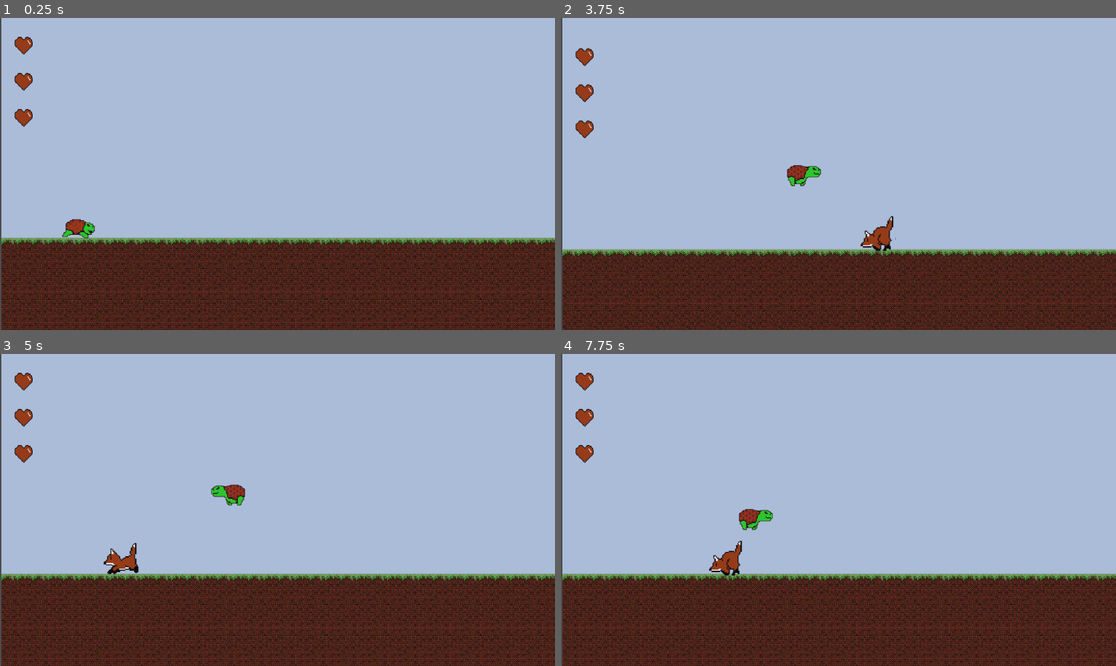
Above: before the commit, frames 1-4 (two rows, left to right).
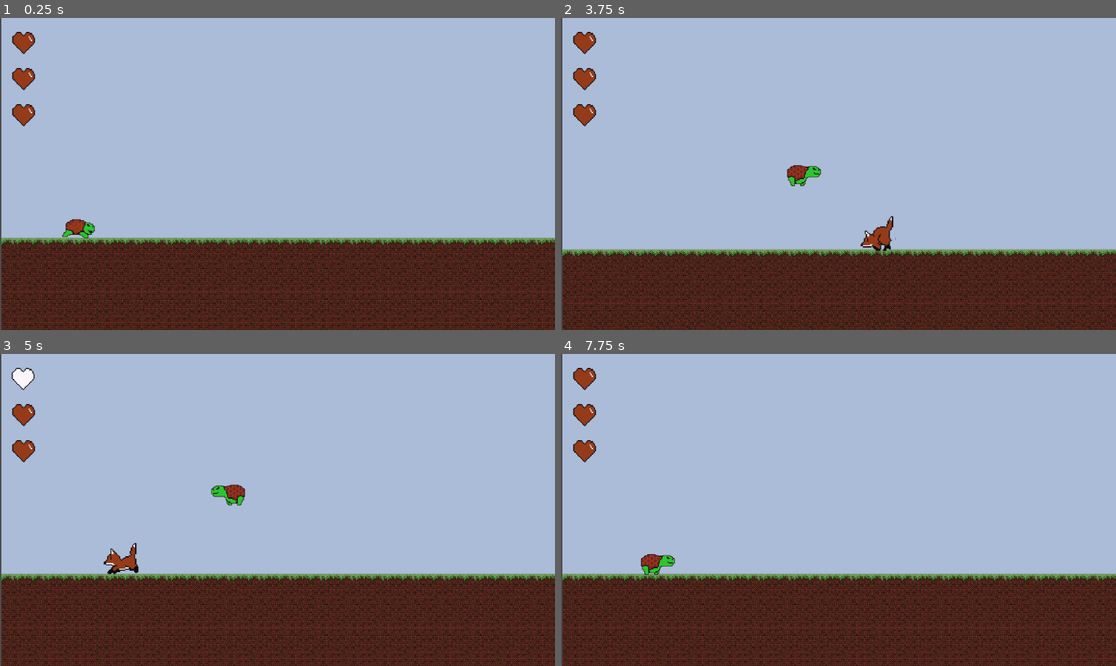
Above: after the commit, the same moments.

Repository: emptysea/HareRevengeRemake
Game: Godot game, scene res://Scenes/Game.tscn
Same seed, same stepped clock (60 frames per second), same inputs: the game is played once before the commit and once after it.
Inputs:
- Up to frame 1 (0.25 s): no input
- Up to frame 2 (3.75 s): tap Enter (ui_accept) at 0.5, 0.77, 1.52, 3.02 s; hold Right (ui_right) 0.53-2.03 s; hold Left (ui_left) 2.03-2.78 s; hold Right (ui_right) from 2.78 s (still down)
- Up to frame 3 (5 s): tap Enter (ui_accept) at 3.77, 4.52 s; release Right (ui_right) at 4.28 s; hold Left (ui_left) from 4.28 s (still down)
- Up to frame 4 (7.75 s): release Left (ui_left) at 5.03 s; hold Right (ui_right) 5.03-5.78 s; hold Left (ui_left) 5.78-7.28 s; tap Enter (ui_accept) at 6.02, 6.77, 7.52 s; hold Right (ui_right) from 7.28 s (still down)

The runs differ from the first frame. In frame 1, 0.4% of the frame differs, in the area x 2-7%, y 4-35%; in frame 2, 1.0%; in frame 3, 0.5%; in frame 4, 1.3%, in the area x 2-39%, y 4-72%.

Commit message:
Hearts now remain on screen.  Losing all hearts will now restart game.  Need to restart game when fell into pit.

Diff:
--- a/Scenes/Game.tscn
+++ b/Scenes/Game.tscn
@@ -1,6 +1,11 @@
-[gd_scene load_steps=2 format=3 uid="uid://docgbsetnnxi6"]
+[gd_scene load_steps=3 format=3 uid="uid://docgbsetnnxi6"]
 
 [ext_resource type="Script" uid="uid://din1ixvasd5pc" path="res://Scripts/game.gd" id="1_b2bpf"]
+[ext_resource type="PackedScene" uid="uid://cbajimkm1yjdm" path="res://Scenes/Life.tscn" id="2_gl6un"]
 
 [node name="GameRoot" type="Node2D"]
 script = ExtResource("1_b2bpf")
+
+[node name="Life" parent="." instance=ExtResource("2_gl6un")]
+
+[connection signal="game_over" from="Life" to="." method="_on_life_game_over"]
--- a/Scenes/Level1.tscn
+++ b/Scenes/Level1.tscn
@@ -6,7 +6,6 @@
 [ext_resource type="PackedScene" uid="uid://dfccrismwjnn0" path="res://Scenes/turtle.tscn" id="3_jghel"]
 [ext_resource type="PackedScene" uid="uid://cyo55g0fbcj56" path="res://Scenes/fox.tscn" id="4_slnnj"]
 [ext_resource type="PackedScene" uid="uid://baa6l58h4fhvu" path="res://Scenes/start_world_border.tscn" id="6_t3or0"]
-[ext_resource type="PackedScene" uid="uid://cbajimkm1yjdm" path="res://Scenes/heart.tscn" id="7_ysn8j"]
 
 [sub_resource type="TileSetAtlasSource" id="TileSetAtlasSource_2llne"]
 texture = ExtResource("1_2llne")
@@ -72,24 +71,5 @@
 collision_layer = 8
 collision_mask = 2
 
-[node name="Life1" parent="." instance=ExtResource("7_ysn8j")]
-layer = 2
-offset = Vector2(50, -400)
-scale = Vector2(0.8, 0.8)
-transform = Transform2D(0.8, 0, 0, 0.8, 50, -400)
-follow_viewport_enabled = true
-
-[node name="Life2" parent="." instance=ExtResource("7_ysn8j")]
-offset = Vector2(50, -325)
-scale = Vector2(0.8, 0.8)
-transform = Transform2D(0.8, 0, 0, 0.8, 50, -325)
-follow_viewport_enabled = true
-
-[node name="Life3" parent="." instance=ExtResource("7_ysn8j")]
-offset = Vector2(50, -250)
-scale = Vector2(0.8, 0.8)
-transform = Transform2D(0.8, 0, 0, 0.8, 50, -250)
-follow_viewport_enabled = true
-
 [connection signal="screen_exited" from="Fox/VisibleOnScreenNotifier2D" to="." method="_on_visible_on_screen_notifier_2d_screen_exited"]
 [connection signal="timeout" from="FoxTimer" to="." method="_on_fox_timer_timeout"]
--- /dev/null
+++ b/Scenes/Life.tscn
@@ -0,0 +1,53 @@
+[gd_scene load_steps=6 format=3 uid="uid://cbajimkm1yjdm"]
+
+[ext_resource type="Texture2D" uid="uid://dvt28odmo6s6" path="res://Sprites/life.png" id="1_452e1"]
+[ext_resource type="Script" uid="uid://b5efdnrxtp1ig" path="res://Scripts/life.gd" id="1_dhdol"]
+
+[sub_resource type="AtlasTexture" id="AtlasTexture_v4aiu"]
+atlas = ExtResource("1_452e1")
+region = Rect2(0, 0, 73, 76)
+
+[sub_resource type="AtlasTexture" id="AtlasTexture_jgxw8"]
+atlas = ExtResource("1_452e1")
+region = Rect2(74, 0, 73, 76)
+
+[sub_resource type="SpriteFrames" id="SpriteFrames_rycqq"]
+animations = [{
+"frames": [{
+"duration": 1.0,
+"texture": SubResource("AtlasTexture_v4aiu")
+}, {
+"duration": 1.0,
+"texture": SubResource("AtlasTexture_jgxw8")
+}],
+"loop": true,
+"name": &"default",
+"speed": 5.0
+}]
+
+[node name="Life" type="Node"]
+script = ExtResource("1_dhdol")
+
+[node name="Heart1" type="CanvasLayer" parent="."]
+offset = Vector2(50, 50)
+transform = Transform2D(1, 0, 0, 1, 50, 50)
+
+[node name="AnimatedSprite2D" type="AnimatedSprite2D" parent="Heart1"]
+sprite_frames = SubResource("SpriteFrames_rycqq")
+frame_progress = 0.856213
+
+[node name="Heart2" type="CanvasLayer" parent="."]
+offset = Vector2(50, 125)
+transform = Transform2D(1, 0, 0, 1, 50, 125)
+
+[node name="AnimatedSprite2D" type="AnimatedSprite2D" parent="Heart2"]
+sprite_frames = SubResource("SpriteFrames_rycqq")
+frame_progress = 0.856213
+
+[node name="Heart3" type="CanvasLayer" parent="."]
+offset = Vector2(50, 200)
+transform = Transform2D(1, 0, 0, 1, 50, 200)
+
+[node name="AnimatedSprite2D" type="AnimatedSprite2D" parent="Heart3"]
+sprite_frames = SubResource("SpriteFrames_rycqq")
+frame_progress = 0.856213
--- a/Scenes/heart.tscn
+++ /dev/null
@@ -1,31 +0,0 @@
-[gd_scene load_steps=5 format=3 uid="uid://cbajimkm1yjdm"]
-
-[ext_resource type="Texture2D" uid="uid://dvt28odmo6s6" path="res://Sprites/life.png" id="1_452e1"]
-
-[sub_resource type="AtlasTexture" id="AtlasTexture_v4aiu"]
-atlas = ExtResource("1_452e1")
-region = Rect2(0, 0, 73, 76)
-
-[sub_resource type="AtlasTexture" id="AtlasTexture_jgxw8"]
-atlas = ExtResource("1_452e1")
-region = Rect2(74, 0, 73, 76)
-
-[sub_resource type="SpriteFrames" id="SpriteFrames_rycqq"]
-animations = [{
-"frames": [{
-"duration": 1.0,
-"texture": SubResource("AtlasTexture_v4aiu")
-}, {
-"duration": 1.0,
-"texture": SubResource("AtlasTexture_jgxw8")
-}],
-"loop": true,
-"name": &"default",
-"speed": 5.0
-}]
-
-[node name="CanvasLayer" type="CanvasLayer"]
-
-[node name="AnimatedSprite2D" type="AnimatedSprite2D" parent="."]
-sprite_frames = SubResource("SpriteFrames_rycqq")
-frame_progress = 0.856213
--- a/Scenes/level2.tscn
+++ b/Scenes/level2.tscn
@@ -57,7 +57,7 @@
 position_smoothing_enabled = true
 
 [node name="EndWorldBorder" parent="." instance=ExtResource("4_onqnr")]
-position = Vector2(3835, 0)
+position = Vector2(3844, -3)
 collision_layer = 8
 collision_mask = 2
 
--- a/Scenes/turtle.tscn
+++ b/Scenes/turtle.tscn
@@ -28,6 +28,9 @@
 "speed": 3.0
 }]
 
+[sub_resource type="RectangleShape2D" id="RectangleShape2D_orlk4"]
+size = Vector2(56, 36)
+
 [node name="Turtle" type="CharacterBody2D"]
 collision_layer = 2
 script = ExtResource("1_orlk4")
@@ -40,3 +43,13 @@
 sprite_frames = SubResource("SpriteFrames_yulik")
 animation = &"Walk"
 frame_progress = 0.548119
+
+[node name="Area2D" type="Area2D" parent="."]
+collision_layer = 2
+collision_mask = 4
+
+[node name="CollisionShape2D" type="CollisionShape2D" parent="Area2D"]
+position = Vector2(-2, 5)
+shape = SubResource("RectangleShape2D_orlk4")
+
+[connection signal="body_entered" from="Area2D" to="." method="_on_area_2d_body_entered"]
--- a/Scripts/game.gd
+++ b/Scripts/game.gd
@@ -11,8 +11,10 @@
 	var level1 = load("res://Scenes/Level1.tscn")
 	cur_level_instance = level1.instantiate()
 	var nextLevel = cur_level_instance.get_node("ToNext")
+	var player = cur_level_instance.get_node("Turtle")
 
 	nextLevel.connect("next_level",next_level)
+	player.connect("took_damage", took_damage)
 	add_child(cur_level_instance)
 
 # Called every frame. 'delta' is the elapsed time since the previous frame.
@@ -45,36 +47,24 @@
 		nextLevel = load("res://Scenes/level3.tscn")
 		cur_level_instance.queue_free()
 		nextLevel_inst = nextLevel.instantiate()
-
-
+	var player = nextLevel_inst.get_node("Turtle")
+	player.connect("took_damage", took_damage)
 	cur_level_instance = nextLevel_inst
 	add_child(nextLevel_inst)
-
-
-
-# Disable all CollisionShape2D nodes inside the instanced scene
-func disable_collisions_in_node(root: Node):
-	for child in root.get_children():
-		if child is TileMapLayer:
-			child.collision_enabled = false
-		elif child is Area2D:
-			child.collision_layer = 0
-			child.collision_mask = 0
-		elif child.get_child_count() > 0:
-			disable_collisions_in_node(child)
-
-func enable_collisions_in_node(root: Node):
-	for child in root.get_children():
-		if child is TileMapLayer:
-			child.collision_enabled = true
-		elif child is Area2D:
-			child.collision_layer = 1
-			child.collision_mask = 1
-		elif child.get_child_count() > 0:
-			disable_collisions_in_node(child)
 
 func next_level():
 	print ("Triggered!")
 	changeLevels();
 
 	pass # Replace with function body.
+
+func took_damage(damage: int) -> void:
+	print ("Damage to take = " + str(damage))
+	$Life.take_damage(1)
+	pass
+
+
+func _on_life_game_over() -> void:
+	#Restart the game.
+	print (str(get_tree().get_current_scene().name))
+	get_tree().reload_current_scene()
--- /dev/null
+++ b/Scripts/life.gd
@@ -0,0 +1,20 @@
+extends Node
+
+signal game_over
+
+@export var life : int = 3
+
+func take_damage(damage: int) -> void:
+	for i in damage:
+		match life:
+			1:
+				$Heart3/AnimatedSprite2D.frame = 1
+				life = life -1
+			2:
+				$Heart2/AnimatedSprite2D.frame = 1
+				life = life -1
+			3:
+				$Heart1/AnimatedSprite2D.frame = 1
+				life = life - 1
+	if life <= 0:
+		emit_signal("game_over")
--- a/Scripts/turtle.gd
+++ b/Scripts/turtle.gd
@@ -4,6 +4,8 @@
 const SPEED = 200.0
 const JUMP_VELOCITY = -530.0
 @export var StillLoading: bool
+
+signal took_damage(damage_amount)
 
 
 func _physics_process(delta: float) -> void:
@@ -34,3 +36,8 @@
 		$AnimatedSprite2D.set_frame_and_progress(0,0)
 
 	move_and_slide()
+
+
+func _on_area_2d_body_entered(body: Node2D) -> void:
+	print ("Just hit a " + str(body)) # Replace with function body.
+	emit_signal("took_damage",1)
Not shown: 1 places in Scenes/Level1.tscn that only renumber resources
Not shown: 1 places in Scenes/turtle.tscn that only renumber resources
Not shown, added: Scripts/life.gd.uid
